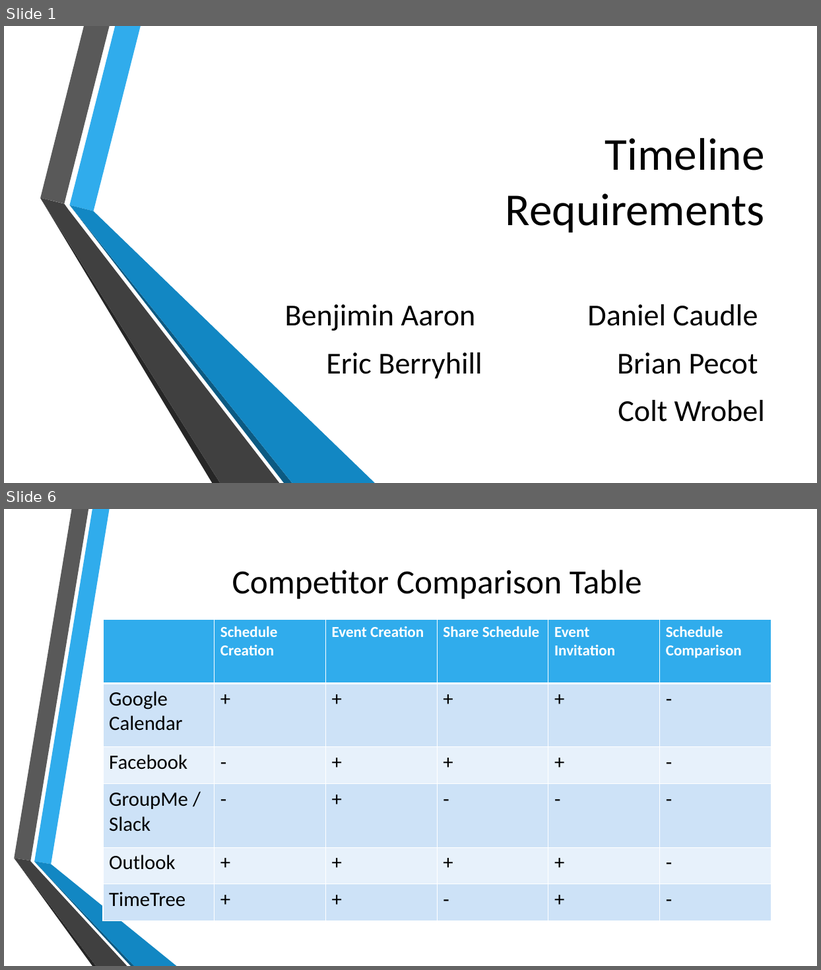
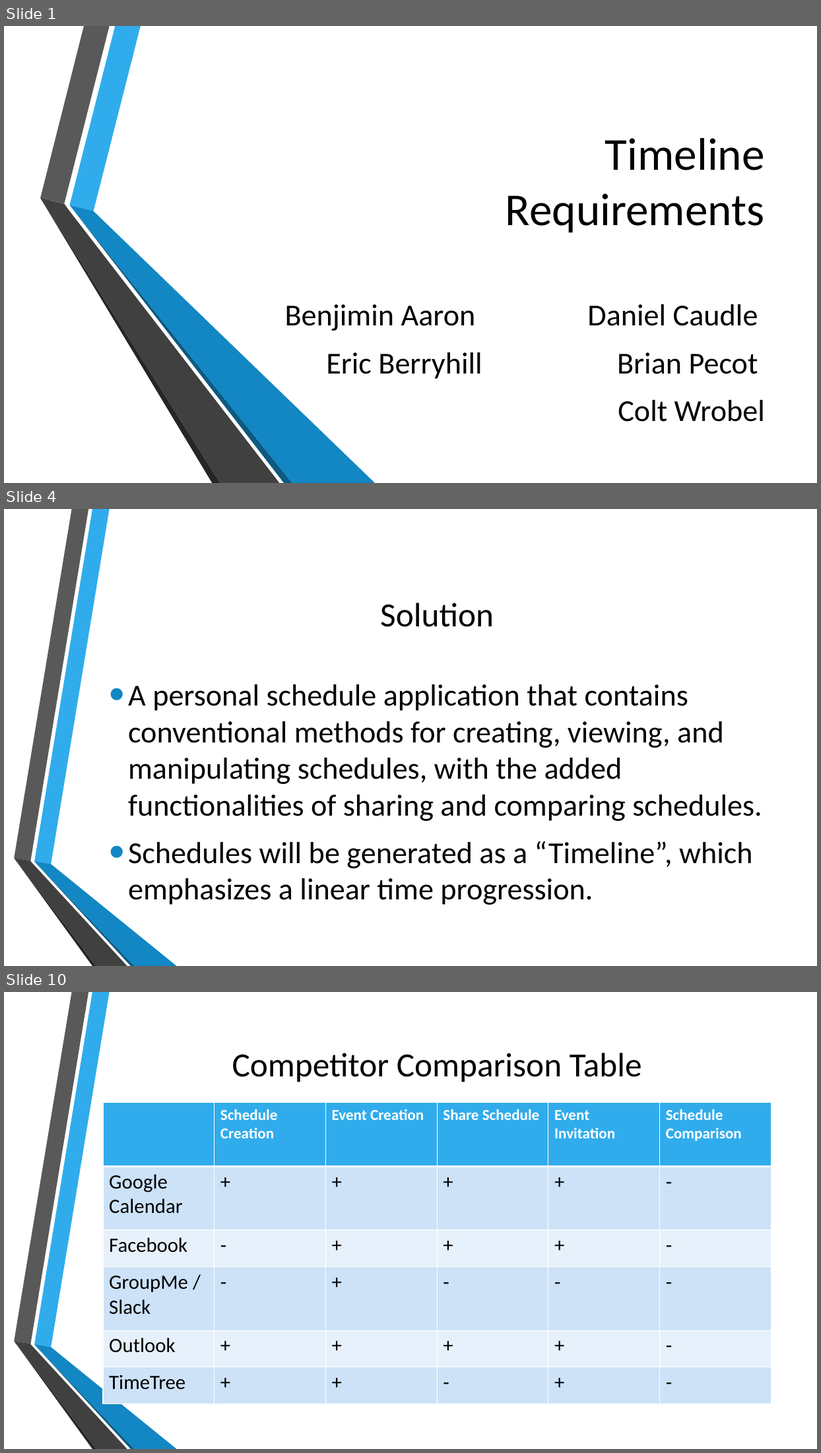
Before and after one commit to cewrobel/Colt_Timeline, a slide deck: presentation/Requirements_TimelineGroup.pptx. Shown one above the other, each under a label of ours: slides 1 and 6 before the commit, slides 1, 4 and 10 after it; the slides between them are not shown. The pictures are 821x970 and 821x1453 pixels, drawn with LibreOffice and Linux fonts; fonts in the diff are those of the drawing; background and template pictures are left out. Boxes give left, top, right and bottom in pixels: in the first picture for what was removed or moved away, otherwise in the second. Text is boxed around its words. In the diff, an @@ line names an element or a change of style, - is before the commit and + after.

```diff
--- a/presentation/Requirements_TimelineGroup.pptx
+++ b/presentation/Requirements_TimelineGroup.pptx
@@ slide 4 added at [4,509,817,966], background picture (left out); not listed: 6 template elements that a slide beside it also shows @@
@@ title added at [380,603,494,627], 40 pt, text #000000 @@
+Solution
@@ text added at [128,685,762,905], 36 pt, text #000000 @@
+• A personal schedule application that contains conventional methods for creating, viewing, and manipulating schedules, with the added functionalities of sharing and comparing schedules.
+• Schedules will be generated as a “Timeline”, which emphasizes a linear time progression.
@@ what was slide 6 is now slide 10 @@
```
Also in this commit, not shown: 3 slides changed, 5 other slides added, 1 slide removed, 4 other files.
